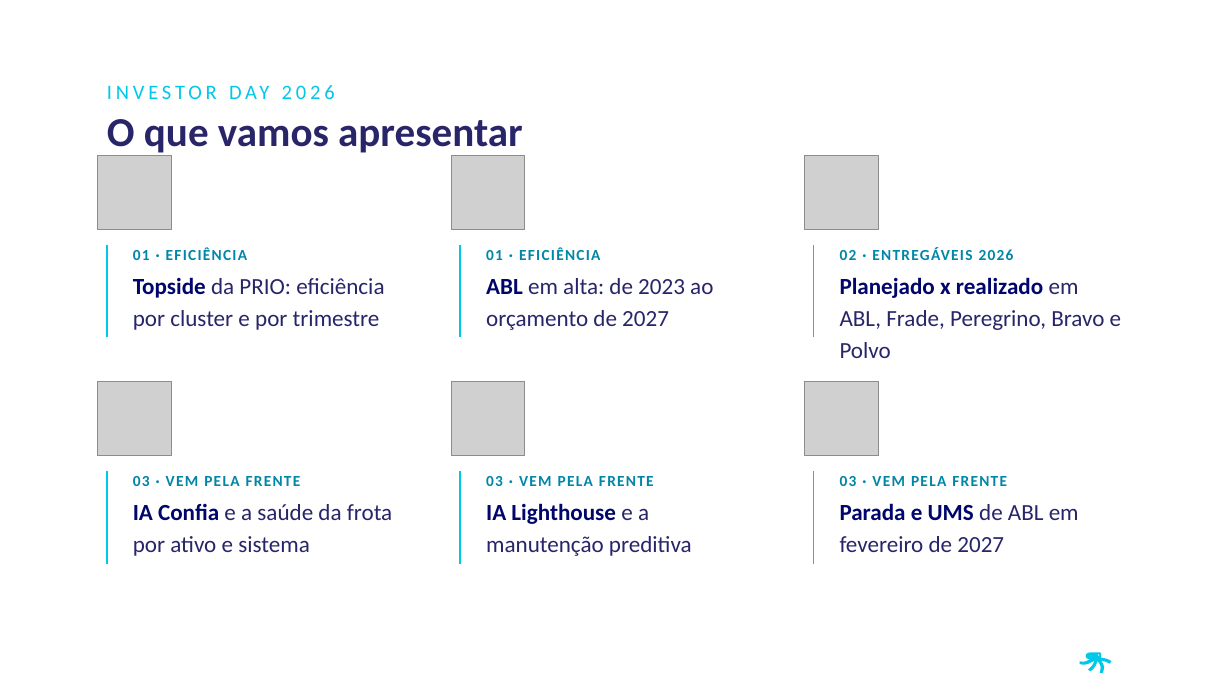
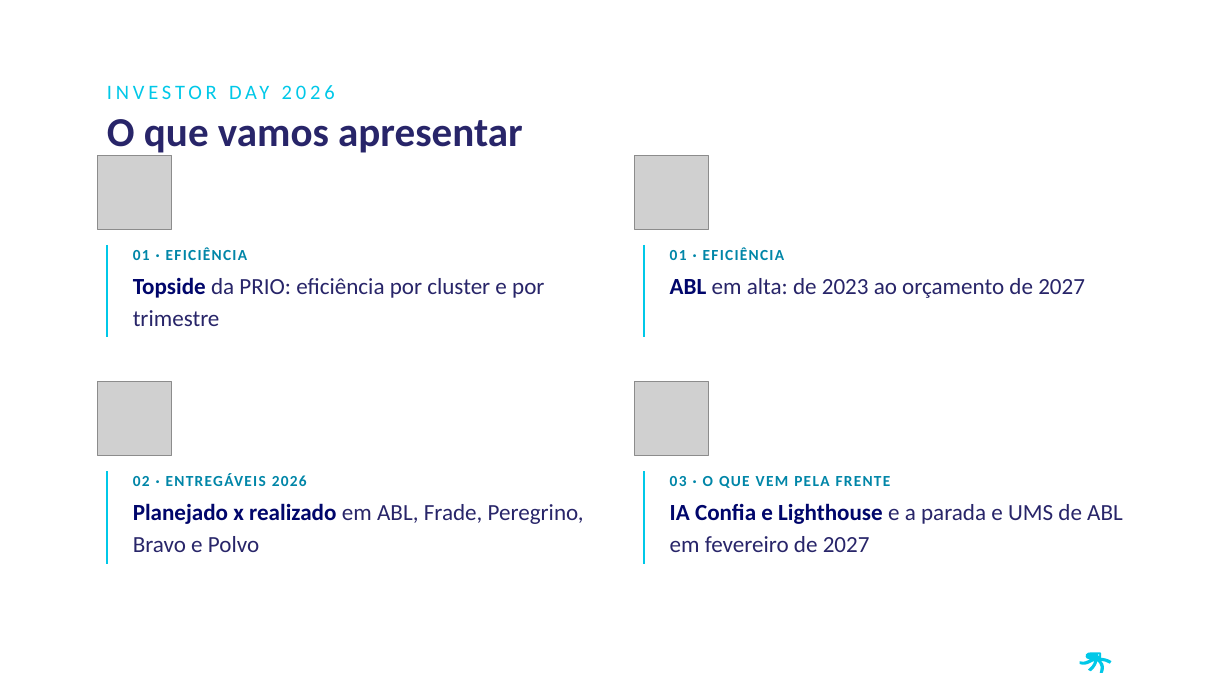
Before and after one commit to LucasRibaas/Planejamento, a slide deck: slide 2 of Investor_Day_PRIO_2026.pptx. Drawn at 1232x693 pixels with LibreOffice and Linux fonts; fonts in the diff are those of the drawing; grey boxes stand for pictures; background and template pictures are left out. Boxes give left, top, right and bottom in pixels: in the first picture for what was removed or moved away, otherwise in the second. Text is boxed around its words. In the diff, an @@ line names an element or a change of style, - is before the commit and + after.

```diff
--- a/Investor_Day_PRIO_2026.pptx
+++ b/Investor_Day_PRIO_2026.pptx
@@ picture: place and size @@
-picture at [451,155,525,229]
+picture at [635,155,709,229]
@@ picture removed at [805,155,879,229] @@
@@ text "01 · EFICIÊNCIA" rewrapped from [133,247,384,330] to [133,247,544,326] @@
@@ line removed from (460, 245) to (460, 337) @@
@@ line moved from (814, 245) - (814, 337) to (644, 245) - (644, 337) @@
@@ text "01 · EFICIÊNCIA" rewrapped from [486,247,713,330] to [670,247,1085,298] @@
@@ picture removed at [451,382,525,456] @@
@@ picture added at [635,382,709,456] @@
@@ picture removed at [805,382,879,456] @@
@@ text "02 · ENTREGÁVEIS 2026" rewrapped from [840,247,1121,358] to [133,473,584,552] @@
@@ text removed at [133,476,392,556] @@
-03 · VEM PELA FRENTE
-IA Confia e a saúde da frota por ativo e sistema
@@ line removed from (460, 471) to (460, 564) @@
@@ text removed at [486,476,692,556] @@
-03 · VEM PELA FRENTE
-IA Lighthouse e a manutenção preditiva
@@ line moved from (814, 471) - (814, 564) to (644, 471) - (644, 564) @@
@@ text at [670,476,1123,552]: text changed @@
-03 · VEM PELA FRENTE
-Parada e UMS de ABL em fevereiro de 2027
+03 · O QUE VEM PELA FRENTE
+IA Confia e Lighthouse e a parada e UMS de ABL em fevereiro de 2027
```
Also in this commit, not shown: 4 other slides changed.
